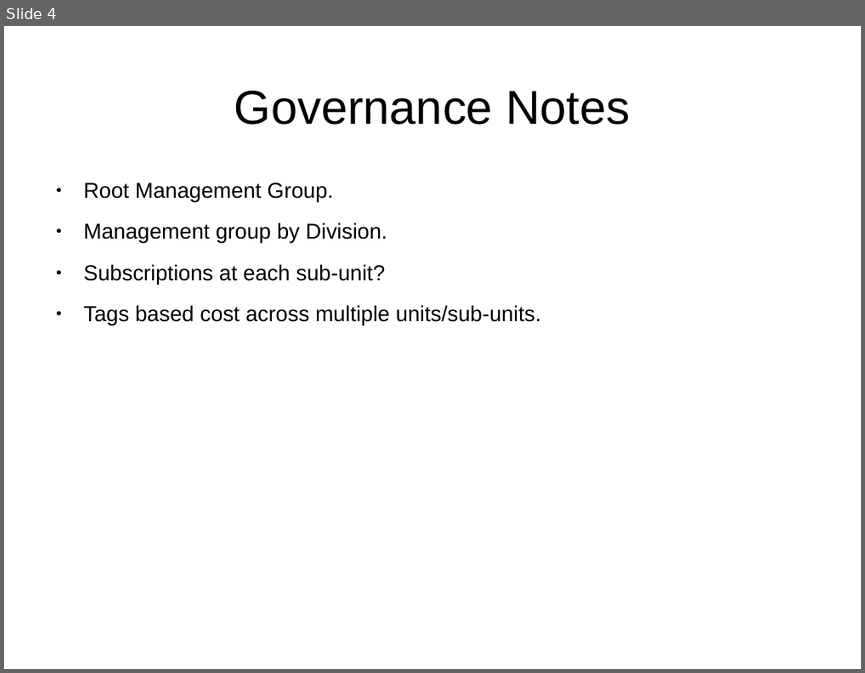
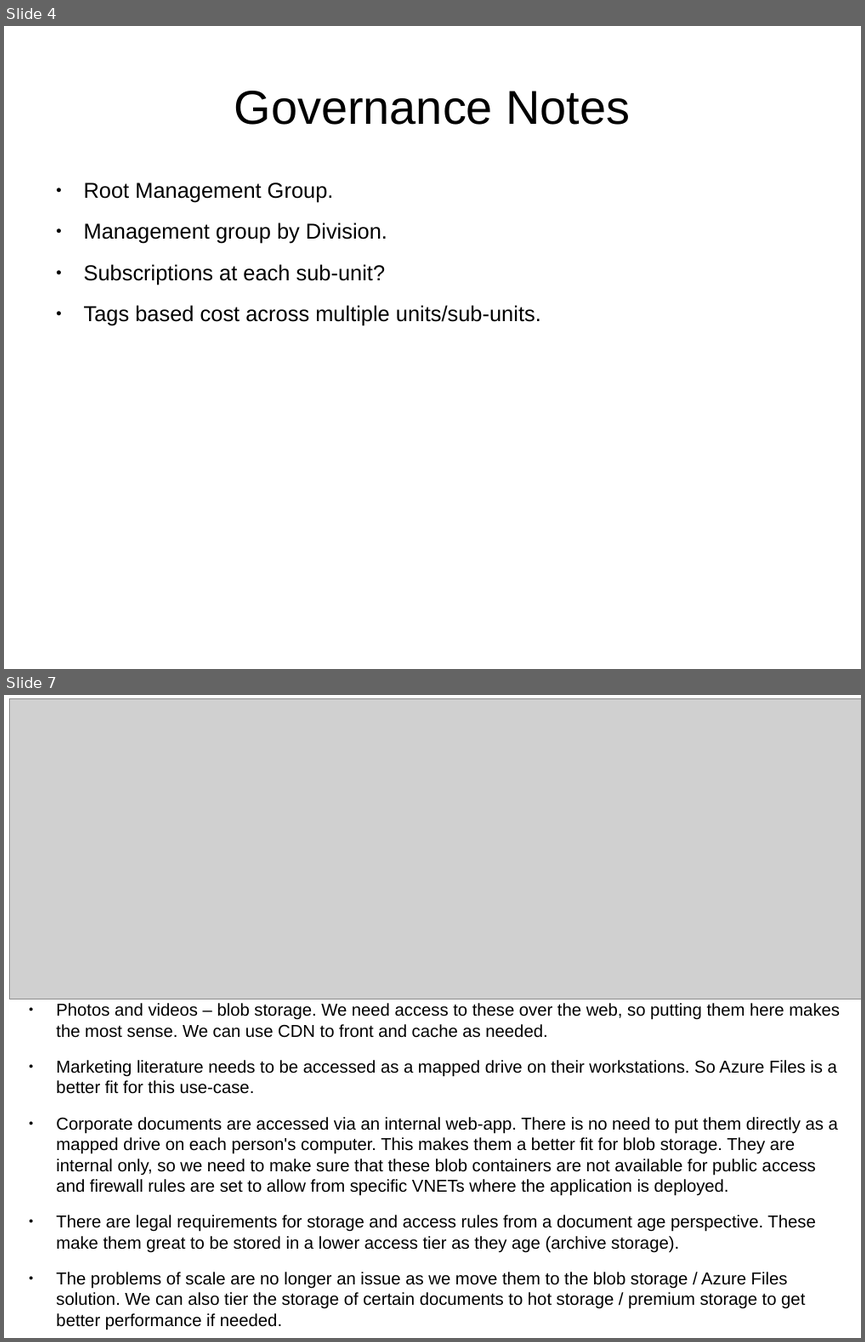
Before and after one commit to SowmyaVenky/Azure-DP-203, a slide deck: AZ-305/AZ-305-Notes.odp. Shown one above the other, each under a label of ours: slide 4 before the commit, slides 4 and 7 after it; the slides between them are not shown. The pictures are 865x673 and 865x1342 pixels, drawn with LibreOffice and Linux fonts; fonts in the diff are those of the drawing; grey boxes stand for pictures. Boxes give left, top, right and bottom in pixels: in the first picture for what was removed or moved away, otherwise in the second. Text is boxed around its words. In the diff, an @@ line names an element or a change of style, - is before the commit and + after.

```diff
--- a/AZ-305/AZ-305-Notes.odp
+++ b/AZ-305/AZ-305-Notes.odp
@@ slide 7 added at [4, 695, 861, 1338], background #FFFFFF @@
@@ picture added at [10, 699, 861, 999] @@
@@ text added at [56, 1003, 840, 1330], 16 pt, text #000000 @@
+● Photos and videos – blob storage. We need access to these over the web, so putting them here makes the most sense. We can use CDN to front and cache as needed.
+● Marketing literature needs to be accessed as a mapped drive on their workstations. So Azure Files is a better fit for this use-case.
+● Corporate documents are accessed via an internal web-app. There is no need to put them directly as a mapped drive on each person's computer. This makes them a better fit for blob storage. They are internal only, so we need to make sure that these blob containers are not available for public access and firewall rules are set to allow from specific VNETs where the application is deployed.
+● There are legal requirements for storage and access rules from a document age perspective. These make them great to be stored in a lower access tier as they age (archive storage).
+● The problems of scale are no longer an issue as we move them to the blob storage / Azure Files solution. We can also tier the storage of certain documents to hot storage / premium storage to get better performance if needed.
```
Also in this commit, not shown: 2 other slides added, 9 other files.
